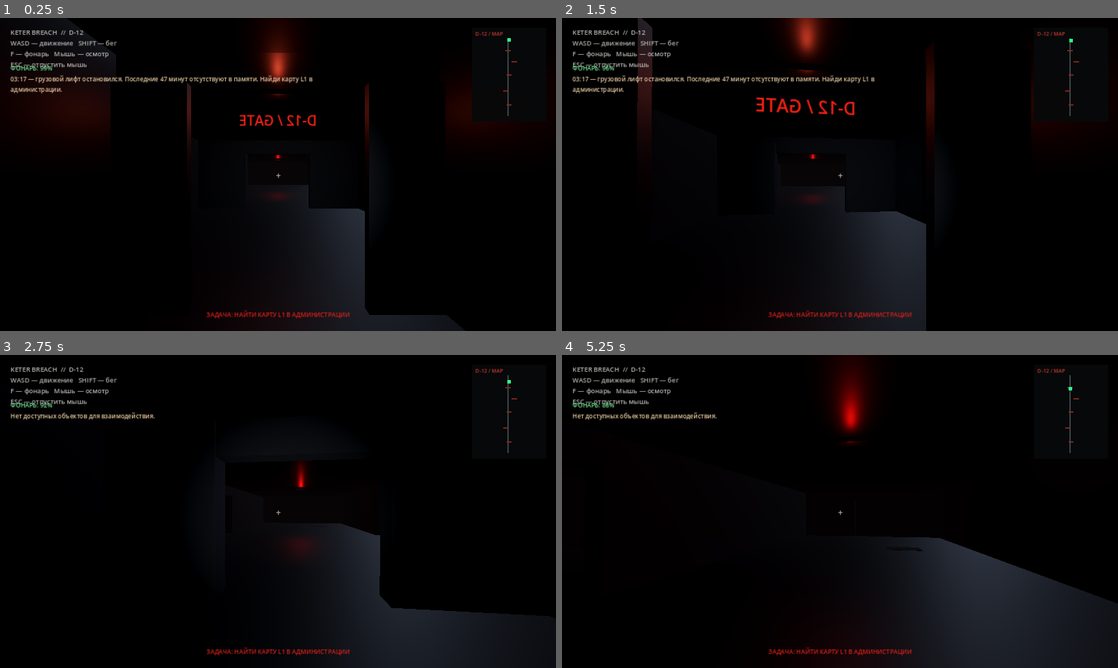
Above: before the commit, frames 1-4 (two rows, left to right).
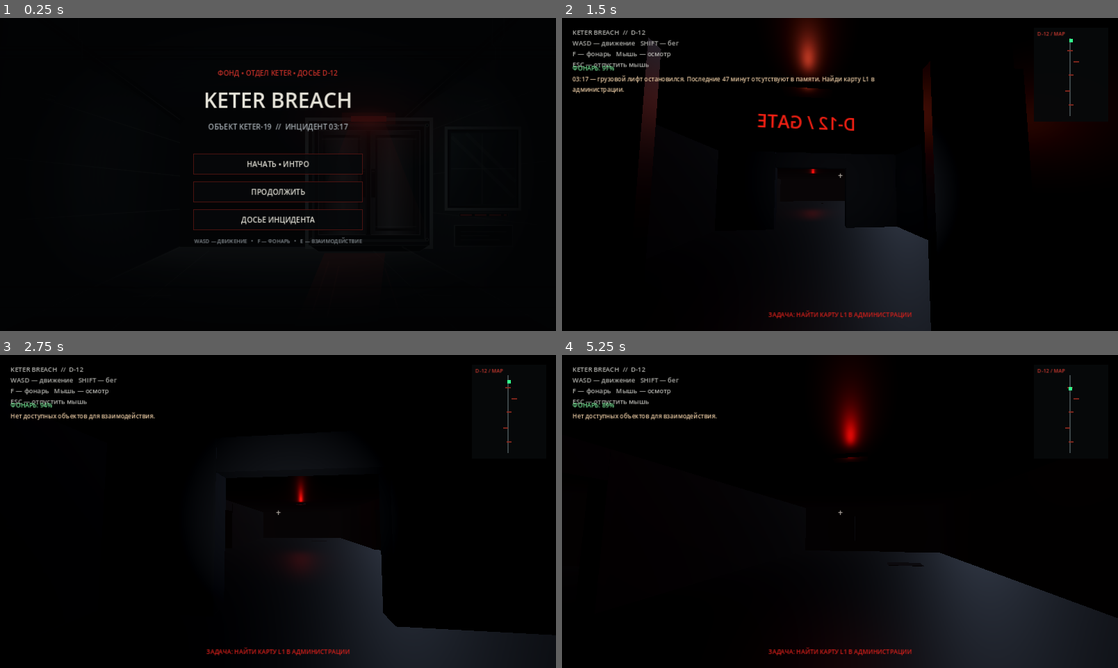
Above: after the commit, the same moments.

Repository: Keter-Breach/keter-breach.ru
Game: Godot game, scene res://scenes/main.tscn
Same seed, same stepped clock (60 frames per second), same inputs: the game is played once before the commit and once after it.
Inputs (mouse positions are in pixels of both pictures, inside the frame that each line leads up to):
- Up to frame 1 (0.25 s): no input
- Up to frame 2 (1.5 s): click (840, 193) at 0.5 s, where only the run after the commit has a clickable "ПРОДОЛЖИТЬ"; tap Enter at 1.25, 1.35 s; move the mouse to (867, 174) at 1.27 s; hold W (move_forward) from 1.28 s (still down)
- Up to frame 3 (2.75 s): keep holding W (move_forward); tap Space at 1.52, 1.82, 2.27, 2.3, 2.57 s; tap E at 1.55, 2.1 s; move the mouse to (250, 511) at 2.02 s
- Up to frame 4 (5.25 s): keep holding W (move_forward); move the mouse to (851, 505) at 2.77 s; tap Space at 2.85, 3.77, 4.07, 4.52, 4.55, 4.82 s; tap Enter at 3.05, 5.1 s; move the mouse to (834, 517) at 3.52 s; tap Shift (sprint) at 3.6 s; tap E at 3.8 s; move the mouse to (878, 514) at 4.27 s; tap F (toggle_flashlight) at 4.35 s; move the mouse to (795, 508) at 5.02 s

The runs differ from the first frame. In frame 1, 11% of the frame differs, in the area x 1-93%, y 1-100%; in frame 2, 3.7%; in frame 3, 2.1%; in frame 4, 2.7%.

Commit message:
Add cinematic main menu and intro sequence to Godot prototype

Diff:
--- a/godot-prototype/scripts/main.gd
+++ b/godot-prototype/scripts/main.gd
@@ -18,12 +18,25 @@
 var opened_doors: Dictionary = {}
 var loop_count: int = 0
 var triggered_events: Dictionary = {}
+var game_started: bool = false
+var menu_layer: CanvasLayer
+var menu_root: Control
+var intro_root: Control
+var hud_layer: CanvasLayer
+var intro_page: int = 0
 
 func _ready() -> void:
 	_build_environment()
 	_build_facility()
+	_load_game_state()
+	_apply_loaded_state()
 	_build_player()
 	_build_hud()
+	hud_layer.visible = false
+	player_ref.set_physics_process(false)
+	player_ref.set_process(false)
+	_build_menu()
+	Input.mouse_mode = Input.MOUSE_MODE_VISIBLE
 
 func _load_game_state() -> void:
 	var config := ConfigFile.new()
@@ -183,6 +196,11 @@
 	tween.tween_callback(flash.queue_free)
 
 func _unhandled_input(event: InputEvent) -> void:
+	if not game_started:
+		if event is InputEventKey and event.pressed and not event.echo and (event.keycode == KEY_ENTER or event.keycode == KEY_SPACE):
+			if intro_root != null and intro_root.visible:
+				_advance_intro()
+		return
 	if event is InputEventKey and event.pressed and not event.echo and event.keycode == KEY_E:
 		_interact()
 
@@ -396,10 +414,228 @@
 	if config.load("user://keter_breach_save.cfg") == OK:
 		player.set("flashlight_charge", clampf(float(config.get_value("player", "flashlight_charge", 100.0)), 0.0, 100.0))
 
+
+func _build_menu() -> void:
+	menu_layer = CanvasLayer.new()
+	menu_layer.name = "MainMenu"
+	menu_layer.layer = 20
+	add_child(menu_layer)
+	menu_root = Control.new()
+	menu_root.name = "MenuRoot"
+	menu_root.set_anchors_and_offsets_preset(Control.PRESET_FULL_RECT)
+	menu_layer.add_child(menu_root)
+	var background := TextureRect.new()
+	background.name = "MenuBackground"
+	var background_texture := load("res://assets/menu-background.svg") as Texture2D
+	if background_texture != null:
+		background.texture = background_texture
+	background.expand_mode = TextureRect.EXPAND_IGNORE_SIZE
+	background.stretch_mode = TextureRect.STRETCH_KEEP_ASPECT_COVERED
+	background.set_anchors_and_offsets_preset(Control.PRESET_FULL_RECT)
+	menu_root.add_child(background)
+	var shade := ColorRect.new()
+	shade.color = Color(0.008, 0.012, 0.018, 0.72)
+	shade.set_anchors_and_offsets_preset(Control.PRESET_FULL_RECT)
+	shade.mouse_filter = Control.MOUSE_FILTER_IGNORE
+	menu_root.add_child(shade)
+	var column := VBoxContainer.new()
+	column.name = "MenuColumn"
+	column.set_anchors_preset(Control.PRESET_CENTER)
+	column.position = Vector2(-285, -245)
+	column.size = Vector2(570, 490)
+	column.add_theme_constant_override("separation", 16)
+	menu_root.add_child(column)
+	var eyebrow := Label.new()
+	eyebrow.text = "ФОНД • ОТДЕЛ KETER • ДОСЬЕ D-12"
+	eyebrow.horizontal_alignment = HORIZONTAL_ALIGNMENT_CENTER
+	eyebrow.add_theme_font_size_override("font_size", 16)
+	eyebrow.add_theme_color_override("font_color", Color(0.76, 0.18, 0.15))
+	column.add_child(eyebrow)
+	var title := Label.new()
+	title.text = "KETER BREACH"
+	title.horizontal_alignment = HORIZONTAL_ALIGNMENT_CENTER
+	title.add_theme_font_size_override("font_size", 48)
+	title.add_theme_color_override("font_color", Color(0.91, 0.9, 0.86))
+	column.add_child(title)
+	var subtitle := Label.new()
+	subtitle.text = "ОБЪЕКТ KETER-19  //  ИНЦИДЕНТ 03:17"
+	subtitle.horizontal_alignment = HORIZONTAL_ALIGNMENT_CENTER
+	subtitle.add_theme_font_size_override("font_size", 17)
+	subtitle.add_theme_color_override("font_color", Color(0.64, 0.67, 0.69))
+	column.add_child(subtitle)
+	var spacer := Control.new()
+	spacer.custom_minimum_size.y = 18
+	column.add_child(spacer)
+	_add_menu_button(column, "НАЧАТЬ • ИНТРО", _start_intro)
+	_add_menu_button(column, "ПРОДОЛЖИТЬ", _continue_game)
+	_add_menu_button(column, "ДОСЬЕ ИНЦИДЕНТА", _show_dossier)
+	var footer := Label.new()
+	footer.text = "WASD — ДВИЖЕНИЕ   •   F — ФОНАРЬ   •   E — ВЗАИМОДЕЙСТВИЕ"
+	footer.horizontal_alignment = HORIZONTAL_ALIGNMENT_CENTER
+	footer.add_theme_font_size_override("font_size", 12)
+	footer.add_theme_color_override("font_color", Color(0.52, 0.55, 0.57))
+	column.add_child(footer)
+	intro_root = Control.new()
+	intro_root.name = "IntroRoot"
+	intro_root.set_anchors_and_offsets_preset(Control.PRESET_FULL_RECT)
+	intro_root.visible = false
+	menu_layer.add_child(intro_root)
+	var intro_shade := ColorRect.new()
+	intro_shade.color = Color(0.004, 0.006, 0.009, 0.96)
+	intro_shade.set_anchors_and_offsets_preset(Control.PRESET_FULL_RECT)
+	intro_shade.mouse_filter = Control.MOUSE_FILTER_IGNORE
+	intro_root.add_child(intro_shade)
+	var intro_column := VBoxContainer.new()
+	intro_column.name = "IntroColumn"
+	intro_column.set_anchors_preset(Control.PRESET_CENTER)
+	intro_column.position = Vector2(-430, -230)
+	intro_column.size = Vector2(860, 460)
+	intro_column.add_theme_constant_override("separation", 22)
+	intro_root.add_child(intro_column)
+	var intro_header := Label.new()
+	intro_header.name = "IntroHeader"
+	intro_header.text = "ЗАПИСЬ СИСТЕМЫ НАБЛЮДЕНИЯ // 03:17"
+	intro_header.horizontal_alignment = HORIZONTAL_ALIGNMENT_CENTER
+	intro_header.add_theme_font_size_override("font_size", 16)
+	intro_header.add_theme_color_override("font_color", Color(0.8, 0.12, 0.1))
+	intro_column.add_child(intro_header)
+	var intro_text := Label.new()
+	intro_text.name = "IntroText"
+	intro_text.text = ""
+	intro_text.custom_minimum_size = Vector2(820, 240)
+	intro_text.autowrap_mode = TextServer.AUTOWRAP_WORD_SMART
+	intro_text.horizontal_alignment = HORIZONTAL_ALIGNMENT_CENTER
+	intro_text.vertical_alignment = VERTICAL_ALIGNMENT_CENTER
+	intro_text.add_theme_font_size_override("font_size", 22)
+	intro_text.add_theme_color_override("font_color", Color(0.84, 0.83, 0.78))
+	intro_column.add_child(intro_text)
+	var continue_button := Button.new()
+	continue_button.name = "IntroContinue"
+	continue_button.text = "ДАЛЕЕ  →"
+	continue_button.custom_minimum_size = Vector2(280, 48)
+	continue_button.size_flags_horizontal = Control.SIZE_SHRINK_CENTER
+	continue_button.pressed.connect(_advance_intro)
+	_style_menu_button(continue_button)
+	intro_column.add_child(continue_button)
+	var skip_button := Button.new()
+	skip_button.text = "ПРОПУСТИТЬ ИНТРО"
+	skip_button.custom_minimum_size = Vector2(220, 36)
+	skip_button.size_flags_horizontal = Control.SIZE_SHRINK_CENTER
+	skip_button.pressed.connect(_enter_game)
+	skip_button.add_theme_font_size_override("font_size", 13)
+	intro_column.add_child(skip_button)
+
+func _add_menu_button(parent: VBoxContainer, label_text: String, callback: Callable) -> void:
+	var button := Button.new()
+	button.text = label_text
+	button.custom_minimum_size = Vector2(390, 48)
+	button.size_flags_horizontal = Control.SIZE_SHRINK_CENTER
+	button.pressed.connect(callback)
+	_style_menu_button(button)
+	parent.add_child(button)
+
+func _style_menu_button(button: Button) -> void:
+	button.add_theme_font_size_override("font_size", 17)
+	button.add_theme_color_override("font_color", Color(0.88, 0.87, 0.83))
+	button.add_theme_color_override("font_hover_color", Color(1.0, 0.25, 0.19))
+	button.add_theme_color_override("font_pressed_color", Color(1.0, 0.35, 0.24))
+	button.add_theme_stylebox_override("normal", _menu_button_style(Color(0.025, 0.032, 0.04, 0.88), Color(0.32, 0.08, 0.07, 0.9)))
+	button.add_theme_stylebox_override("hover", _menu_button_style(Color(0.09, 0.025, 0.025, 0.96), Color(0.78, 0.12, 0.09, 1.0)))
+	button.add_theme_stylebox_override("pressed", _menu_button_style(Color(0.14, 0.025, 0.02, 1.0), Color(0.9, 0.16, 0.1, 1.0)))
+
+func _menu_button_style(fill: Color, outline: Color) -> StyleBoxFlat:
+	var style := StyleBoxFlat.new()
+	style.bg_color = fill
+	style.border_color = outline
+	style.set_border_width_all(1)
+	style.set_content_margin_all(10)
+	return style
+
+func _start_intro() -> void:
+	menu_root.visible = false
+	intro_root.visible = true
+	intro_page = 0
+	_update_intro_page()
+
+func _update_intro_page() -> void:
+	var text_label := intro_root.find_child("IntroText", true, false) as Label
+	var header := intro_root.find_child("IntroHeader", true, false) as Label
+	var button := intro_root.find_child("IntroContinue", true, false) as Button
+	var pages := [
+		{"header":"ЗАПИСЬ СИСТЕМЫ НАБЛЮДЕНИЯ // 03:17","text":"СЕКТОР D-12. ПРОТОКОЛ СОДЕРЖАНИЯ НАРУШЕН.\n\nСвязь с персоналом потеряна. Камеры показывают пустые коридоры, но датчики продолжают фиксировать движение."},
+		{"header":"ЛИЧНОЕ ДЕЛО // D-CLASS","text":"Вы очнулись в грузовом лифте. Последние 47 минут стёрты из памяти. На форме нет имени — только номер испытуемого.\n\nПо внутренней связи доктор Гирс повторяет: «Не открывайте камеру KETER-19»."},
+		{"header":"ПРИОРИТЕТЫ // ЭВАКУАЦИЯ","text":"Найдите карту L1, изучите журнал смены, получите доступ к техническим секторам и восстановите связь. Не доверяйте маршруту эвакуации.\n\nЕсли увидите коридор, которого нет на плане, не входите в него."}
+	]
+	var page: Dictionary = pages[intro_page]
+	header.text = str(page["header"])
+	text_label.text = str(page["text"])
+	button.text = "ВОЙТИ В КОМПЛЕКС  →" if intro_page == pages.size() - 1 else "ДАЛЕЕ  →"
+
+func _advance_intro() -> void:
+	if intro_page < 2:
+		intro_page += 1
+		_update_intro_page()
+	else:
+		_enter_game()
+
+func _continue_game() -> void:
+	_enter_game()
+
+func _show_dossier() -> void:
+	menu_root.visible = false
+	intro_root.visible = true
+	intro_page = 0
+	var header := intro_root.find_child("IntroHeader", true, false) as Label
+	var text_label := intro_root.find_child("IntroText", true, false) as Label
+	var button := intro_root.find_child("IntroContinue", true, false) as Button
+	header.text = "ДОСЬЕ ИНЦИДЕНТА // KETER-19"
+	text_label.text = "03:17 — аварийный сигнал зафиксирован в секторе D-12.\n\nДоктор Гирс сообщил о расхождении показаний камер и датчиков движения. Последняя запись смены содержит предупреждение о коридоре, которого нет на плане комплекса.\n\nДоступ к полному досье засекречен.\n\nНажмите «Войти в комплекс», чтобы начать расследование."
+	button.text = "ВЕРНУТЬСЯ В МЕНЮ"
+	for connection in button.pressed.get_connections():
+		button.pressed.disconnect(connection.callable)
+	button.pressed.connect(_return_to_menu)
+	var skip := intro_root.find_child("IntroContinue", true, false)
+	var skip_button := intro_root.get_child(0)
+	# Keep the dossier as a single readable screen.
+	var column := intro_root.find_child("IntroColumn", true, false) as VBoxContainer
+	if column != null and column.get_child_count() > 4:
+		column.get_child(4).queue_free()
+
+func _return_to_menu() -> void:
+	intro_root.visible = false
+	menu_root.visible = true
+	var button := intro_root.find_child("IntroContinue", true, false) as Button
+	if button:
+		for connection in button.pressed.get_connections():
+			button.pressed.disconnect(connection.callable)
+		button.pressed.connect(_advance_intro)
+	var column := intro_root.find_child("IntroColumn", true, false) as VBoxContainer
+	if column != null and column.get_child_count() == 4:
+		var skip_button := Button.new()
+		skip_button.text = "ПРОПУСТИТЬ ИНТРО"
+		skip_button.custom_minimum_size = Vector2(220, 36)
+		skip_button.size_flags_horizontal = Control.SIZE_SHRINK_CENTER
+		skip_button.pressed.connect(_enter_game)
+		skip_button.add_theme_font_size_override("font_size", 13)
+		column.add_child(skip_button)
+	_update_intro_page()
+
+func _enter_game() -> void:
+	game_started = true
+	menu_root.visible = false
+	intro_root.visible = false
+	hud_layer.visible = true
+	player_ref.set_process(true)
+	player_ref.set_physics_process(true)
+	Input.mouse_mode = Input.MOUSE_MODE_CAPTURED
+	_show_status("03:17 — грузовой лифт остановился. Последние 47 минут отсутствуют в памяти. Найди карту L1 в администрации.")
+
 func _build_hud() -> void:
 	var layer := CanvasLayer.new()
 	layer.name = "HUD"
+	layer.layer = 5
 	add_child(layer)
+	hud_layer = layer
 	var crosshair := Label.new()
 	crosshair.text = "+"
 	crosshair.set_anchors_and_offsets_preset(Control.PRESET_CENTER)
